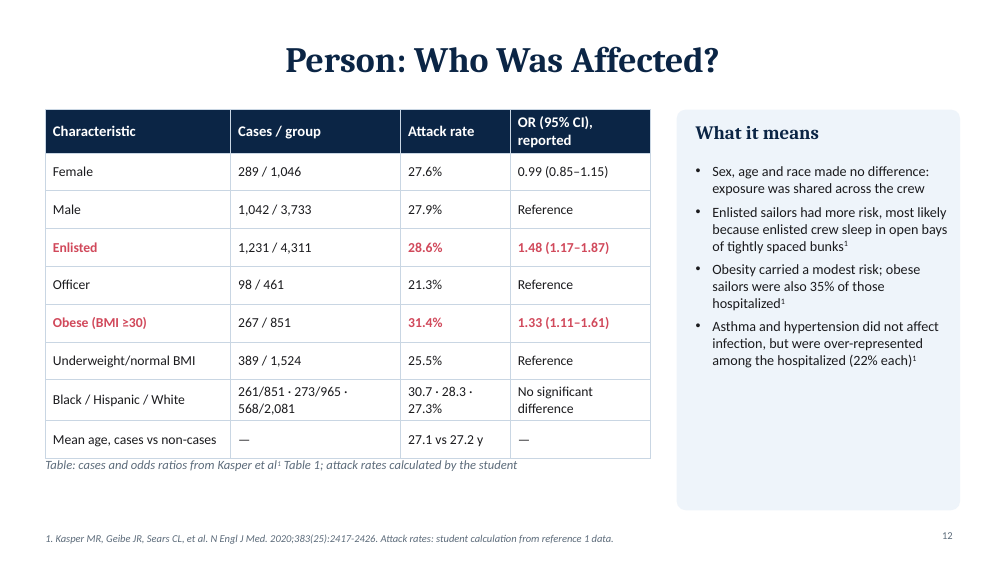
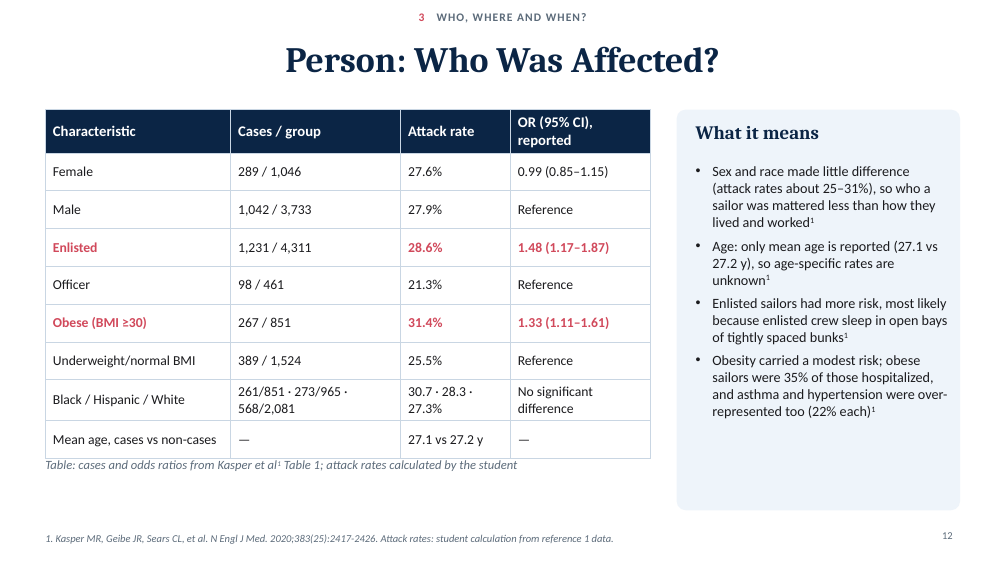
Before and after one commit to adebowa96/Research, a slide deck: slide 12 of Outbreak_of_the_Day/Covid19_Aircraft_Carrier_Outbreak.pptx. Drawn at 1008x567 pixels with LibreOffice and Linux fonts; fonts in the diff are those of the drawing. Boxes give left, top, right and bottom in pixels: in the first picture for what was removed or moved away, otherwise in the second. Text is boxed around its words. In the diff, an @@ line names an element or a change of style, - is before the commit and + after.

```diff
--- a/Outbreak_of_the_Day/Covid19_Aircraft_Carrier_Outbreak.pptx
+++ b/Outbreak_of_the_Day/Covid19_Aircraft_Carrier_Outbreak.pptx
@@ text added at (419,13,587,22), 11 pt, text #5C6B7A, bold @@
+3 WHO, WHERE AND WHEN?
@@ text at (712,166,938,271): text changed @@
-• Sex, age and race made no difference: exposure was shared across the crew
+• Sex and race made little difference (attack rates about 25–31%), so who a sailor was mattered less than how they lived and worked1
+• Age: only mean age is reported (27.1 vs 27.2 y), so age-specific rates are unknown1
@@ text at (712,355,947,419): text changed @@
-• Obesity carried a modest risk; obese sailors were also 35% of those hospitalized1
-• Asthma and hypertension did not affect infection, but were over-represented among the hospitalized (22% each)1
+• Obesity carried a modest risk; obese sailors were 35% of those hospitalized, and asthma and hypertension were over-represented too (22% each)1
```
Also in this commit, not shown: 18 other slides changed.
